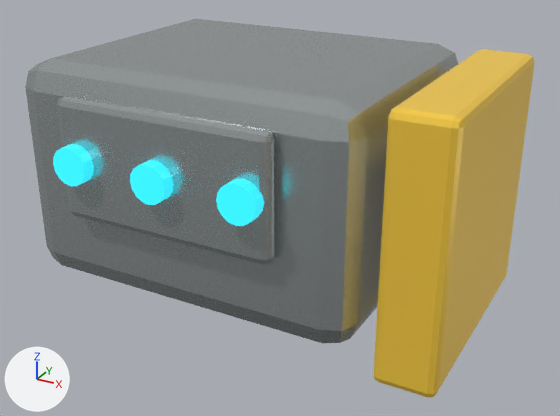
A saved change to the glTF model assets/models/items/item-petroleum-coke/item-petroleum-coke_variant_b.glb.
Camera for both pictures: a camera (50 mm lens) standing at (0.536, -0.896, 0.676) and looking at (0.061, -0.032, 0.244). Lighting does not change. The marker at lower left points along +X, +Y and +Z. The first picture is the older version. Objects named as collision shapes, trigger or cutter boxes, shadow casters or lower levels of detail are left out. Where no turn or scale is listed for an object, it has been applied to the vertices.

In view in the first picture: 'Component faceplate', 'Component housing', 'Face indicator', 'Face indicator.001', 'Face indicator.002', 'Variant reinforcement'.
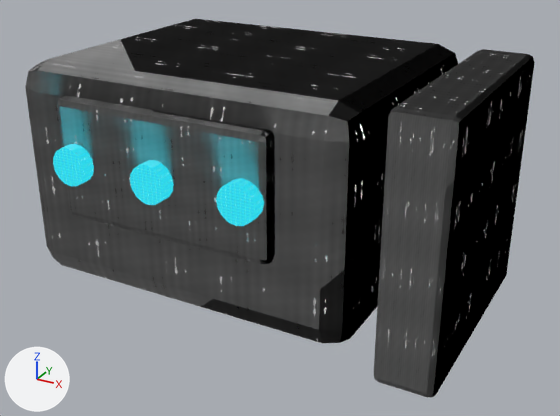
The newer file is also turned or shifted as a whole; pictures and numbers use the older file's frame.

What differs and where, as boxes [x1, y1, x2, y2] in the pictures (560 x 416 px):
```json
{"object": "Component housing", "change": "surface changed", "before": [25, 19, 458, 343], "after": [25, 19, 458, 343], "on screen": "light grey to black"}
{"object": "Variant reinforcement", "change": "surface changed", "before": [374, 49, 535, 397], "after": [374, 49, 535, 397], "on screen": "yellow to grey"}
{"object": "Component faceplate", "change": "surface changed", "before": [57, 95, 275, 264], "after": [57, 95, 275, 264], "on screen": "darker"}
{"object": "Face indicator.002", "change": "surface changed", "before": [216, 178, 264, 226], "after": [216, 178, 264, 226]}
{"object": "Face indicator.001", "change": "surface changed", "before": [130, 160, 174, 205], "after": [130, 160, 174, 205]}
{"object": "Face indicator", "change": "surface changed", "before": [53, 144, 94, 186], "after": [53, 144, 94, 186]}
```

The change, as JSON lines over the scene's bpy script:
```json
{"op": "add", "block": "img_metal_roughness_001", "code": ["img_metal_roughness_001 = load_image('metal_roughness.001', '_unpacked/metal_roughness.001', 256, 256, 'Non-Color')"]}
{"op": "add", "block": "img_metal_albedo", "code": ["img_metal_albedo = load_image('metal_albedo', '_unpacked/metal_albedo', 256, 256, 'sRGB')"]}
{"op": "add", "block": "img_metal_height", "code": ["img_metal_height = load_image('metal_height', '_unpacked/metal_height', 256, 256, 'Non-Color')"]}
{"op": "add", "block": "img_glass_roughness", "code": ["img_glass_roughness = load_image('glass_roughness', '_unpacked/glass_roughness', 256, 256, 'Non-Color')"]}
{"op": "add", "block": "img_glass_albedo", "code": ["img_glass_albedo = load_image('glass_albedo', '_unpacked/glass_albedo', 256, 256, 'sRGB')"]}
{"op": "add", "block": "img_glass_height", "code": ["img_glass_height = load_image('glass_height', '_unpacked/glass_height', 256, 256, 'Non-Color')"]}
{"op": "add", "block": "img_metal_roughness", "code": ["img_metal_roughness = load_image('metal_roughness', '_unpacked/metal_roughness', 256, 256, 'Non-Color')"]}
{"block": "mat_item_brushed_metal", "change": "nodes: BsdfPrincipled, OutputMaterial"}
{"block": "mat_item_brushed_metal", "change": "colours: light grey #b8bfbf"}
{"block": "mat_item_brushed_metal", "change": "nodes: BsdfPrincipled, Math, NormalMap, OutputMaterial, SeparateColor, TexImage x3"}
{"block": "mat_item_brushed_metal", "change": "uses the picture img_metal_albedo"}
{"block": "mat_item_brushed_metal", "change": "uses the picture img_metal_height"}
{"block": "mat_item_brushed_metal", "change": "uses the picture img_metal_roughness"}
{"block": "mat_item_cyan_emission", "change": "nodes: BsdfPrincipled, OutputMaterial"}
{"block": "mat_item_cyan_emission", "change": "colours: cyan #27b8c8, cyan #2fd6e9"}
{"block": "mat_item_cyan_emission", "change": "nodes: BsdfPrincipled, Math, NormalMap, OutputMaterial, SeparateColor, TexImage x3"}
{"block": "mat_item_cyan_emission", "change": "colours: cyan #2fd6e9"}
{"block": "mat_item_cyan_emission", "change": "uses the picture img_glass_albedo"}
{"block": "mat_item_cyan_emission", "change": "uses the picture img_glass_height"}
{"block": "mat_item_cyan_emission", "change": "uses the picture img_glass_roughness"}
{"block": "mat_item_safety_yellow", "change": "nodes: BsdfPrincipled, OutputMaterial"}
{"block": "mat_item_safety_yellow", "change": "colours: yellow #ffd345"}
{"block": "mat_item_safety_yellow", "change": "nodes: BsdfPrincipled, Math, NormalMap, OutputMaterial, SeparateColor, TexImage x3"}
{"block": "mat_item_safety_yellow", "change": "uses the picture img_metal_albedo"}
{"block": "mat_item_safety_yellow", "change": "uses the picture img_metal_height"}
{"block": "mat_item_safety_yellow", "change": "uses the picture img_metal_roughness_001"}
```
